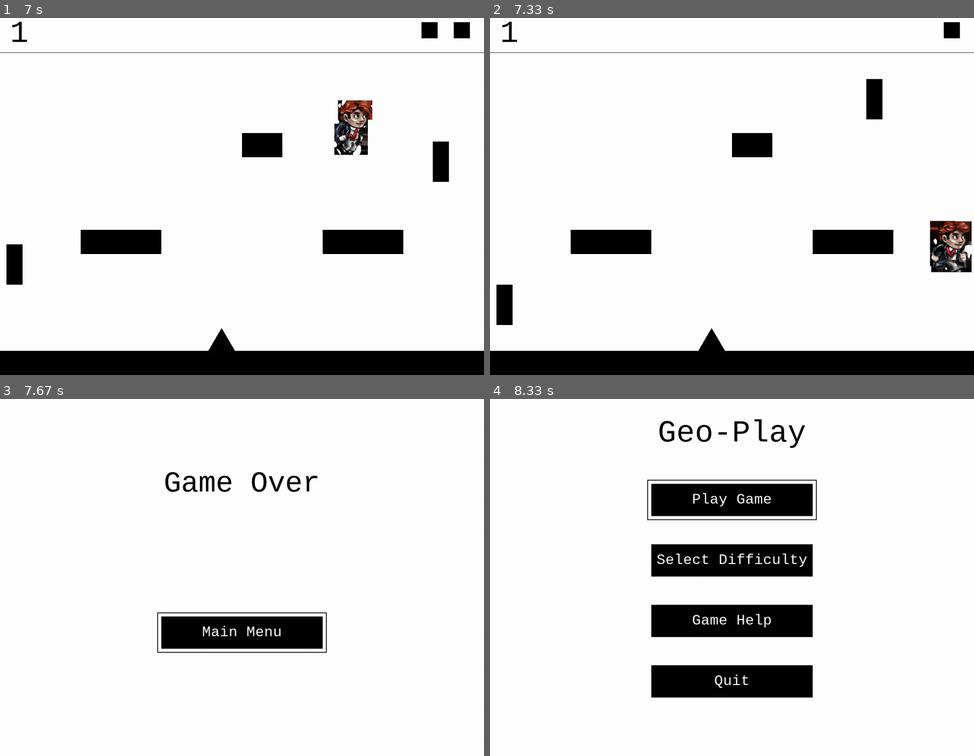
Above: before the commit, frames 1-4 (two rows, left to right).
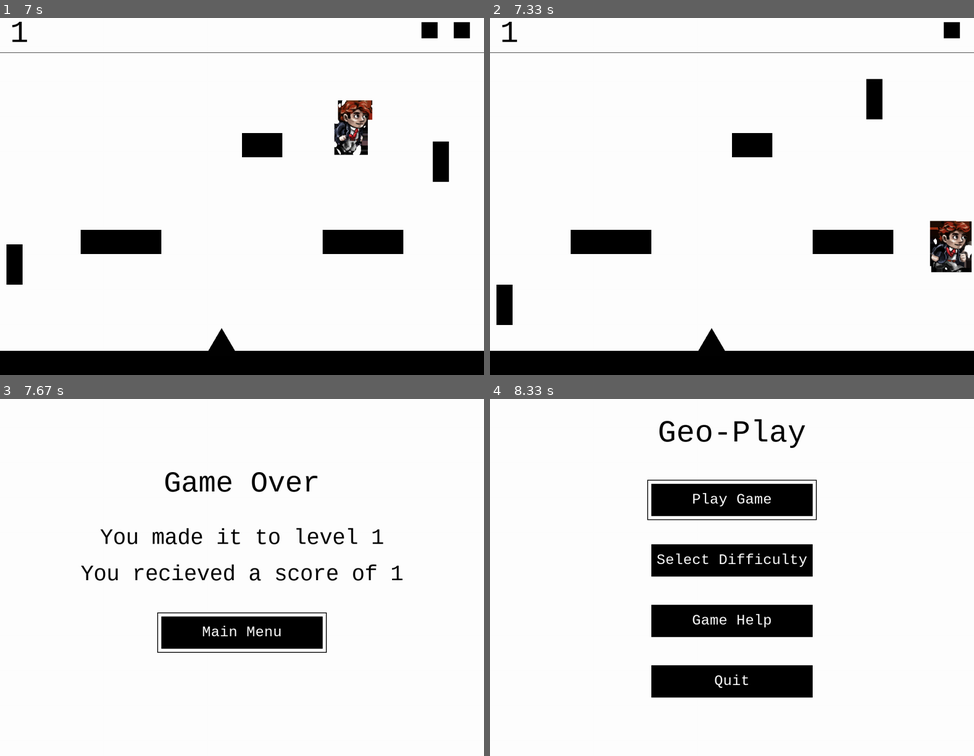
Above: after the commit, the same moments.

Repository: stevenacalhoun/geoplay
Game: pygame game, started from geometricPlay.py
Same seed, same stepped clock (60 frames per second), same inputs: the game is played once before the commit and once after it.
Inputs:
- Up to frame 1 (7 s): tap Enter at 0.33 s; hold Right 0.67-1.13 s; hold Left 1.17-1.7 s; tap Space at 1.23, 1.53, 1.8, 2.1, 2.23, 2.53, 2.9, 3.2, 3.4, 3.7, 3.9, 4.2, 4.4, 4.7, 4.97, 5.27, 5.4, 5.7, 6.07, 6.37, 6.57, 6.87 s; hold Left 1.73-2.13 s; hold Right 2.17-2.8 s; hold Left 2.83-3.3 s; hold Right 3.33-3.8 s; hold Right 3.83-4.3 s; hold Left 4.33-4.87 s; hold Left 4.9-5.3 s; hold Right 5.33-5.97 s; hold Left 6-6.47 s; hold Right 6.5-6.97 s
- Up to frame 2 (7.33 s): hold Right from 7 s (still down); tap Space at 7.07 s
- Up to frame 3 (7.67 s): tap Space at 7.37, 7.57 s; release Right at 7.47 s; hold Left from 7.5 s (still down)
- Up to frame 4 (8.33 s): tap Space at 7.87 s; release Left at 8.03 s; tap Enter at 8.07 s

Frames 1-2 are identical in both runs. In frame 3, 1.5% of the frame differs, in the area x 16-84%, y 36-51%; in frame 4, nothing differs.

Commit message:
Added score information and level information to the Game Over screen

Diff:
--- a/geometricPlay.py
+++ b/geometricPlay.py
@@ -32,6 +32,7 @@
       scene = scenes.LevelScene(screen)
       scene.setDifficulty(difficulty)
       nextScene = scene.display()
+      totalScore, level = scene.getFinalProgress()
 
     # Show the Difficulty menu
     elif nextScene == scenes.Scene.difficultyScene:
@@ -52,6 +53,7 @@
     # Show the game over scene
     elif nextScene == scenes.Scene.gameOverScene:
       scene = scenes.GameOverScene(screen)
+      scene.setFinalProgress(totalScore, level)
       nextScene = scene.display()
 
     # Time to quit
--- a/levels.py
+++ b/levels.py
@@ -206,6 +206,8 @@
     "_ T _ _ _ T _ _ _ T _ _",
     "P p p p p p p p p p p p"]
 
+    self.caption = "Just warming up."
+
 class Level_02(Level):
   def __init__(self):
     Level.__init__(self, requiredScore=9999, rectangleSpawnNumber=75)
@@ -235,6 +237,8 @@
     "_ T _ _ _ T _ _ _ T _ _ _ T _ _ _ T _ _ _ T _ _ _ T _ _ _ T _ _ _ T _ _",
     "P p p p p p p p p p p p p p p p p p p p p p p p p p p p p p p p p p p p"]
 
+    self.caption = "Try this."
+
 class Level_03(Level):
   def __init__(self):
     pass
--- a/lib/scenes.py
+++ b/lib/scenes.py
@@ -326,6 +326,9 @@
   def setDifficulty(self, difficulty):
     self.difficulty = difficulty
 
+  def getFinalProgress(self):
+    return self.HUD.score, self.levelNum
+
 class DifficultyMenu(Scene):
   def __init__(self, screen):
     Scene.__init__(self, screen)
@@ -460,6 +463,12 @@
     endLabel = TextLine(self.screen, "Game Over", color=BLACK, size=SCORE_FONT_SIZE)
     endLabel.drawByCenter(((SCREEN_WIDTH/2), SCREEN_HEIGHT*0.25))
 
+    # Show the final level and score
+    levelLabel = TextLine(self.screen, "You made it to level " + str(self.finalLevel), color=BLACK, size=int((SCORE_FONT_SIZE*.75)))
+    levelLabel.drawByCenter(((SCREEN_WIDTH/2), SCREEN_HEIGHT*0.4))
+    scoreLabel = TextLine(self.screen, "You recieved a score of " + str(self.finalScore), color=BLACK, size=int((SCORE_FONT_SIZE*.75)))
+    scoreLabel.drawByCenter(((SCREEN_WIDTH/2), SCREEN_HEIGHT*0.5))
+
     # Draw the back box
     backBox = Box(self.screen, mainMenuButtonWidth, mainMenuButtonHeight, BLACK)
     backBox.drawByCenter((mainMenuButtonX, mainMenuButtonY))
@@ -478,3 +487,7 @@
           return Scene.mainMenuScene
 
       pygame.display.flip()
+
+  def setFinalProgress(self, score, levelNum):
+    self.finalScore = score
+    self.finalLevel = levelNum
